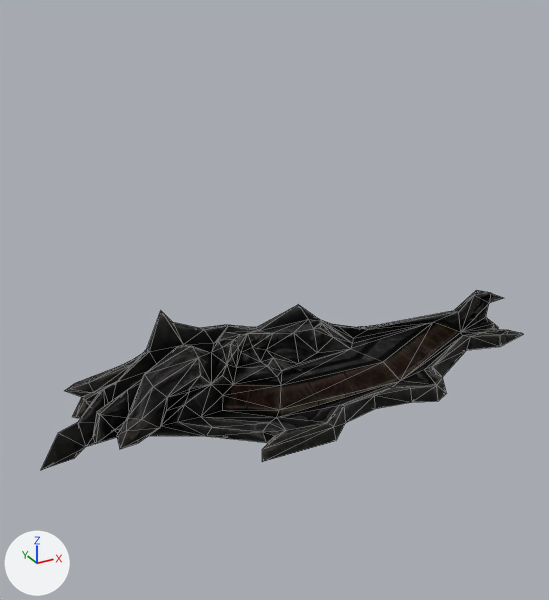
Renders of the glTF model assets/models/ITAR_SHIELD_GOD.glb from each side of a commit.
Rendered twice from a 50 mm lens placed at (-0.728, -1.332, 0.897), pointed at (0.033, 0.053, 0.205). Every picture has the same lights, and +X, +Y and +Z are marked at lower left. Mesh edges are drawn as thin lines. Vertices at the same position are counted once.
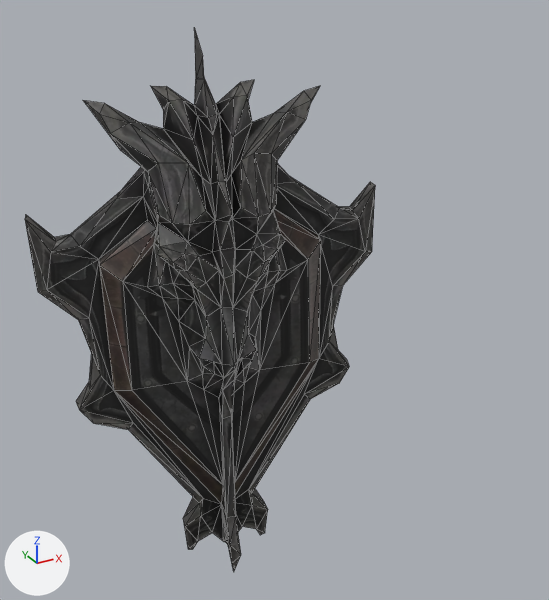
Location of each change, [x1, y1, x2, y2] in pixels of the pictures (549 x 600 px):
'Mesh', surface changed, reshaped (27% narrower, 201% taller): before [41, 290, 523, 470]; after [25, 27, 375, 571]

The change, as a list of edits to the scene's bpy script:
```text
Change mat_dragon_barrier:
    mat_dragon_barrier.metallic: 1.0 -> 0.0
    mat_dragon_barrier.roughness: 1.0 -> 0.5
Change me_mesh:
    where me_mesh.from_pydata(...)  # 356 vertices, 710 faces; spans x -0.531..0.71, y -0.344..0.353, z -0.077..0.237
    used by ob_mesh; location = (0.0, 0.0, 0.0)
    me_mesh part 1: the whole mesh is multiplied about its middle by the matrix ((0.022, 0.893, -0.45), (-0.018, -0.449, -0.893), (-1.0, 0.028, 0.006)), then moved by (-0.232, -0.02, 0.091)
```
